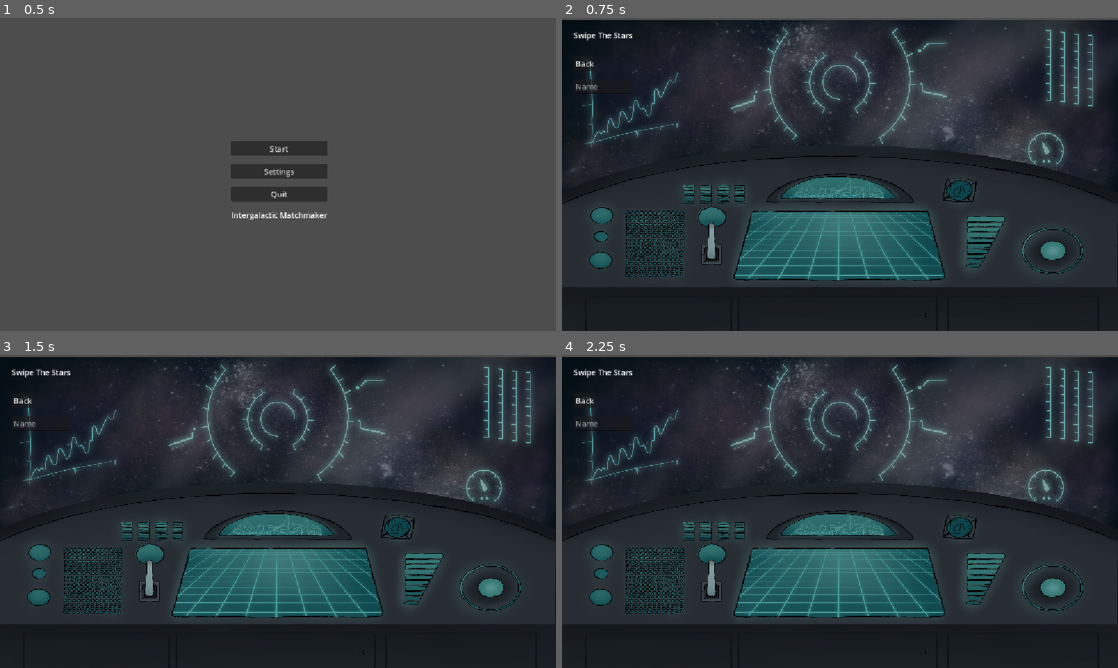
Above: before the commit, frames 1-4 (two rows, left to right).
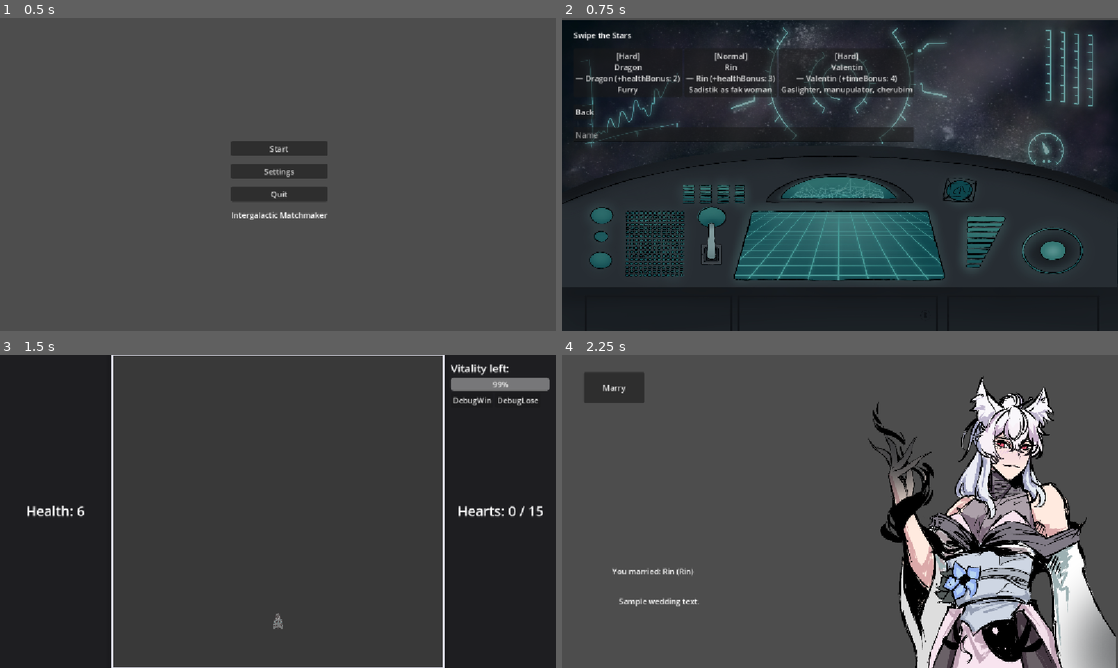
Above: after the commit, the same moments.

Repository: RobinPilt/UTGJ2025_c4
Game: Godot game, scene res://scenes/core/main.tscn
The game is run twice, just before and just after one commit, with the same random seed, the same clock (stepped at 60 frames per second) and the same inputs.
Inputs (mouse positions are in pixels of both pictures, inside the frame that each line leads up to):
- Up to frame 1 (0.5 s): no input
- Up to frame 2 (0.75 s): click "Start" at 0.5 s
- Up to frame 3 (1.5 s): click (166, 408) at 1.25 s, where only the run after the commit has a clickable "[Normal] Rin — Rin (+healthBo…"
- Up to frame 4 (2.25 s): click (1034, 398) at 2 s, where only the run after the commit has a clickable "DebugWin"

Frame 1 is identical in both runs. In frame 2, 3.6% of the frame differs, in the area x 2-64%, y 4-40%; in frame 3, 39%; in frame 4, 92%, in the area x 0-100%, y 0-100%.
Error before the commit: Parse Error: Assignment is not allowed inside an expression. (res://scenes/ui/DatingApp.gd:159)

Commit message:
final stats

Diff:
--- a/koguja/scenes/ui/DatingApp.gd
+++ b/koguja/scenes/ui/DatingApp.gd
@@ -156,9 +156,10 @@
 	# 📈 Apply difficulty multiplier to base increase
 	var base_increase: int = stat_increases[rolled_stat]
 	var multiplier: float
-	if diff = "hard":
-
-	var multiplier: float = difficultyMults.get(diff, 1.0)
+	if diff == "hard":
+		multiplier = 1
+	else:
+		multiplier = difficultyMults.get(diff, 1.0)
 	var increase_value: int = int(base_increase * multiplier)
 
 	#store metadata
